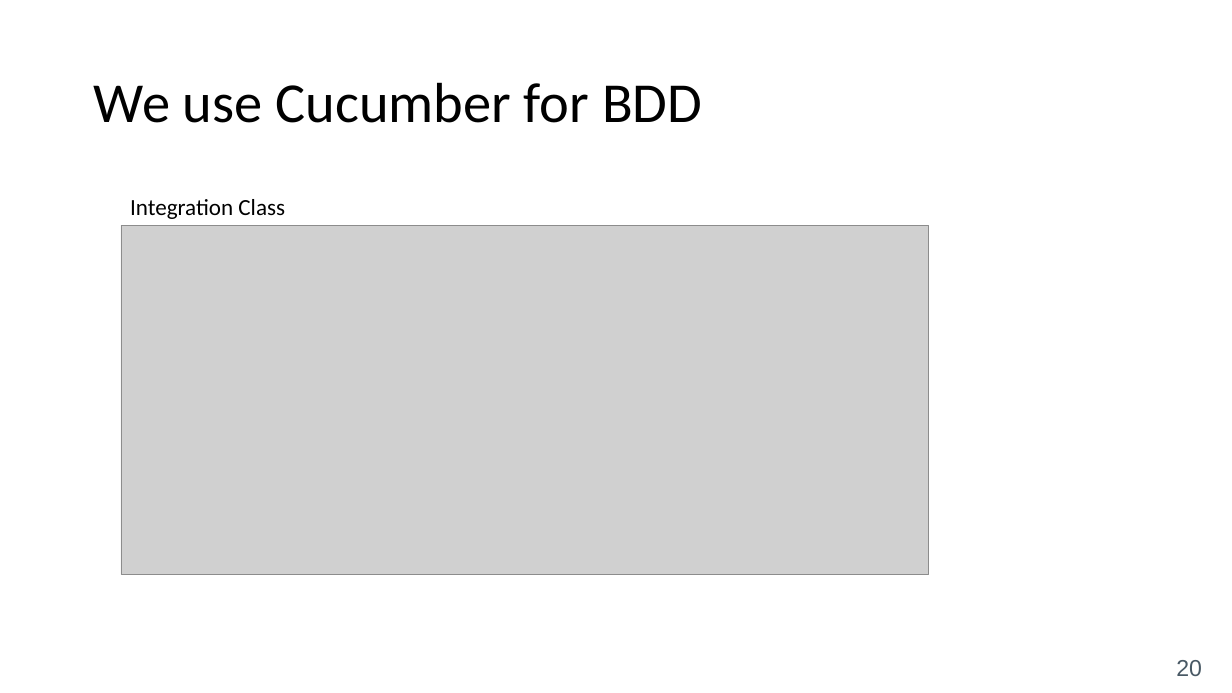
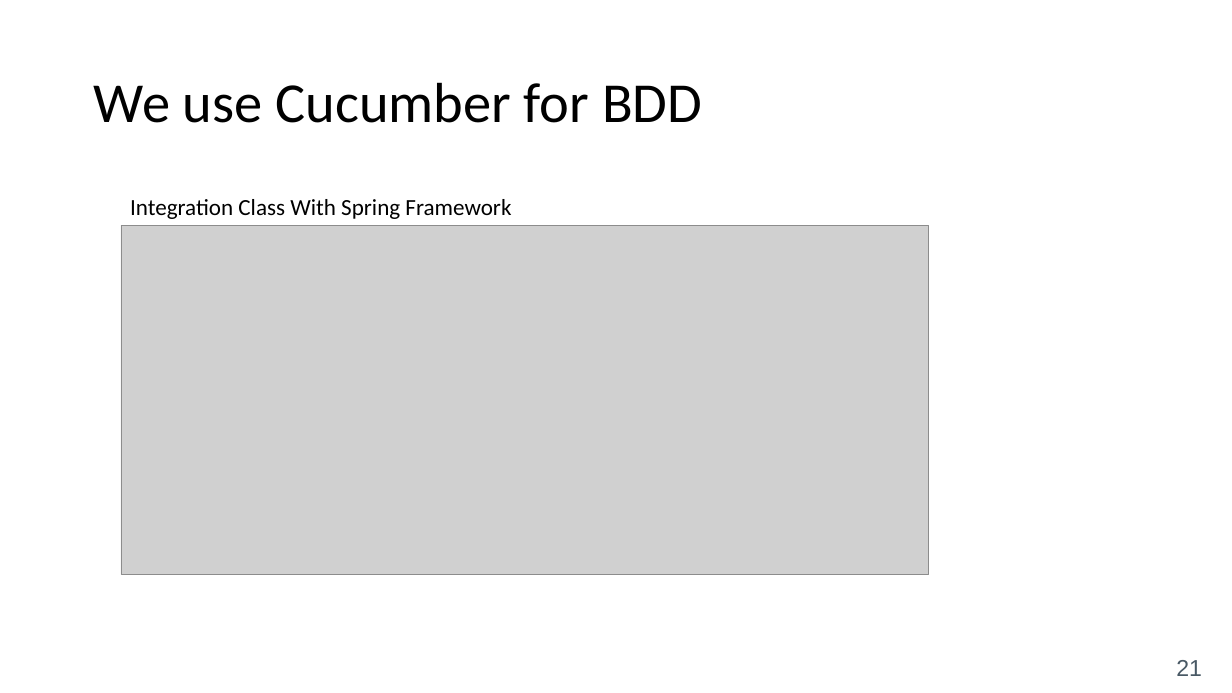
Before and after one commit to mostafarastgar/mockito-project, a slide deck: slide 21 of TDD_BDD Introduction.pptx (slide 20 before the commit). Drawn at 1232x693 pixels with LibreOffice and Linux fonts; fonts in the diff are those of the drawing; grey boxes stand for pictures. Boxes give left, top, right and bottom in pixels: in the first picture for what was removed or moved away, otherwise in the second. Text is boxed around its words. In the diff, an @@ line names an element or a change of style, - is before the commit and + after.

```diff
--- a/TDD_BDD Introduction.pptx
+++ b/TDD_BDD Introduction.pptx
@@ text at [130, 199, 511, 219]: text changed @@
-Integration Class
+Integration Class With Spring Framework
@@ page number at [1176, 660, 1202, 676]: text changed @@
-20
+21
```
Also in this commit, not shown: 1 other slide changed, 4 slides added, 2 other files.
